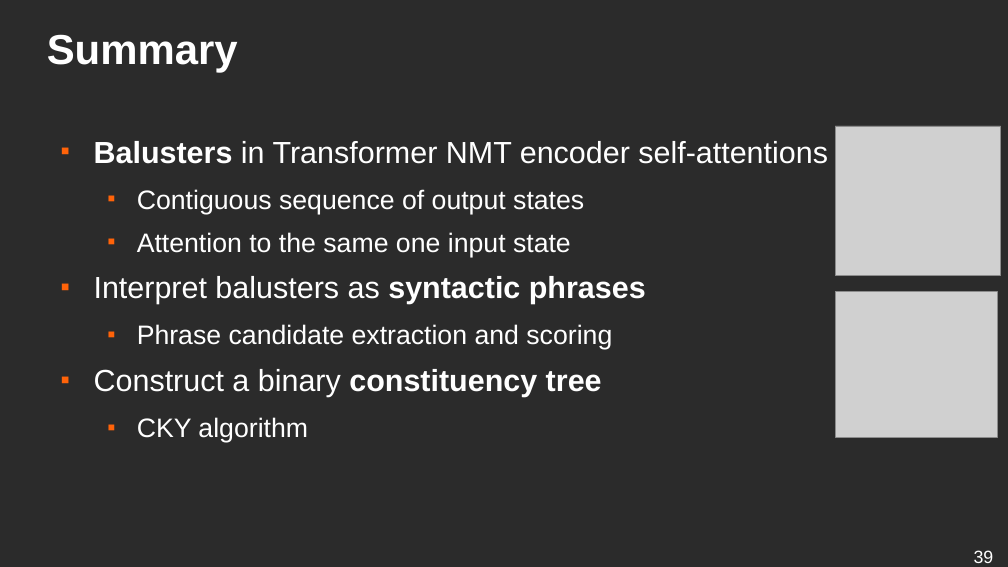
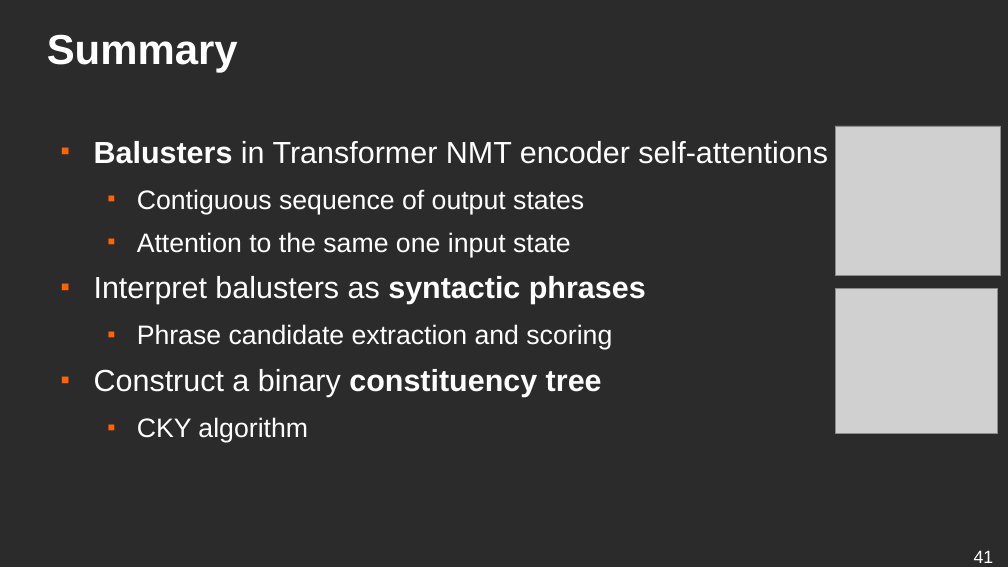
Before and after one commit to ufal/lsd, a slide deck: slide 41 of conferences/2019-blackbox-balustrades/presentation.odp (slide 39 before the commit). Drawn at 1008x567 pixels with LibreOffice and Linux fonts; fonts in the diff are those of the drawing; grey boxes stand for pictures; background and template pictures are left out; a plain dark background stands for a picture behind light text. Boxes give left, top, right and bottom in pixels: in the first picture for what was removed or moved away, otherwise in the second. Text is boxed around its words. In the diff, an @@ line names an element or a change of style, - is before the commit and + after.

```diff
--- a/conferences/2019-blackbox-balustrades/presentation.odp
+++ b/conferences/2019-blackbox-balustrades/presentation.odp
@@ picture moved from (x1=835, y1=292, x2=997, y2=437) to (x1=836, y1=288, x2=998, y2=434) @@
@@ page number at (x1=974, y1=550, x2=994, y2=563): text changed @@
-39
+41
```
Also in this commit, not shown: 5 other slides changed, 2 slides added, 2 other files.
